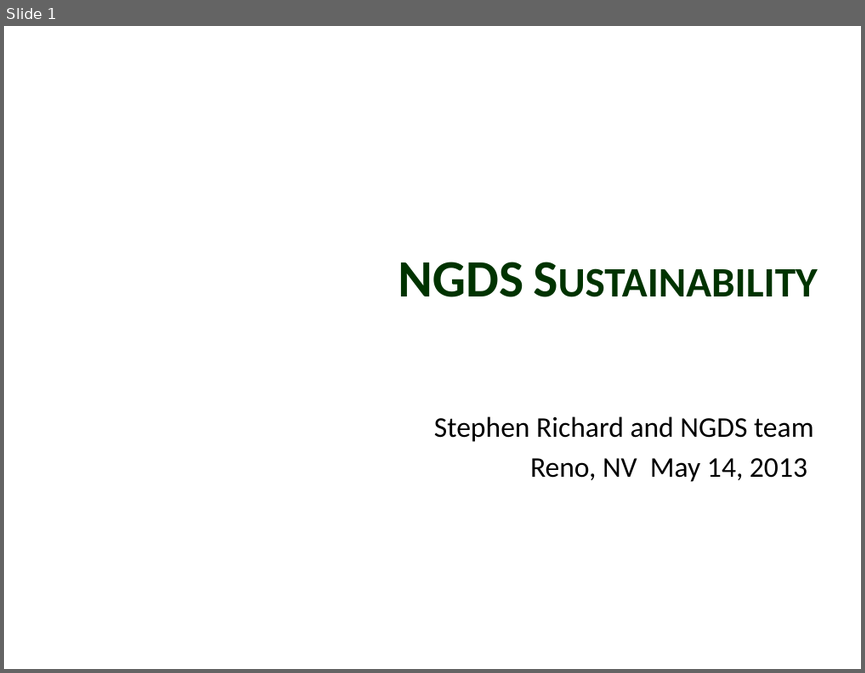
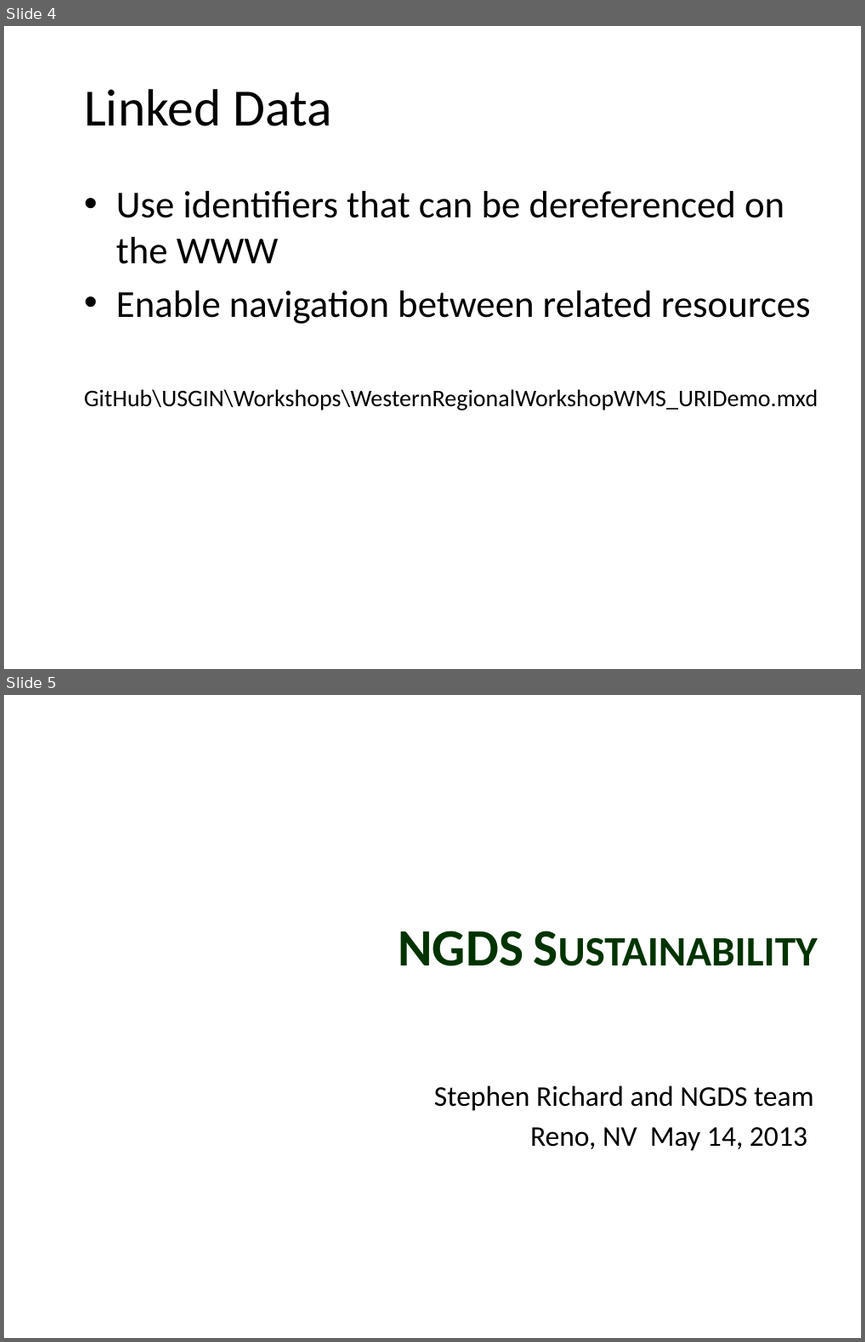
Before and after one commit to usgin/Workshops, a slide deck: WesternRegionalWorkshop/NGDSSustainability.pptx. Shown one above the other, each under a label of ours: slide 1 before the commit, slides 4 and 5 after it. The pictures are 865x673 and 865x1342 pixels, drawn with LibreOffice and Linux fonts; fonts in the diff are those of the drawing; background and template pictures are left out. Boxes give left, top, right and bottom in pixels: in the first picture for what was removed or moved away, otherwise in the second. Text is boxed around its words. In the diff, an @@ line names an element or a change of style, - is before the commit and + after.

Commit message:
more work on SMR presentation for workshop
some demo files in case web connectivity is not good, also updates to
pptx

```diff
--- a/WesternRegionalWorkshop/NGDSSustainability.pptx
+++ b/WesternRegionalWorkshop/NGDSSustainability.pptx
@@ slide 4 added at (x1=4, y1=26, x2=861, y2=669), background picture (left out) @@
@@ title added at (x1=84, y1=89, x2=331, y2=126), 44 pt, text #000000 @@
+Linked Data
@@ text added at (x1=84, y1=191, x2=817, y2=410), 32 pt, text #000000 @@
+• Use identifiers that can be dereferenced on the WWW
+• Enable navigation between related resources
+GitHub\USGIN\Workshops\WesternRegionalWorkshopWMS_URIDemo.mxd
@@ what was slide 1 is now slide 5 @@
```
Also in this commit, not shown: 3 other slides added, 3 other files.
